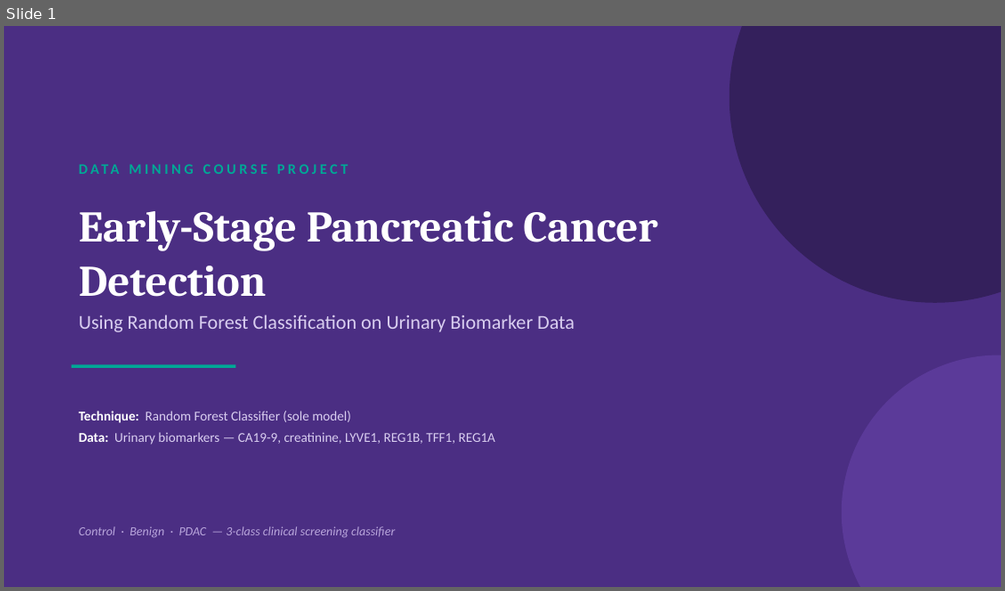
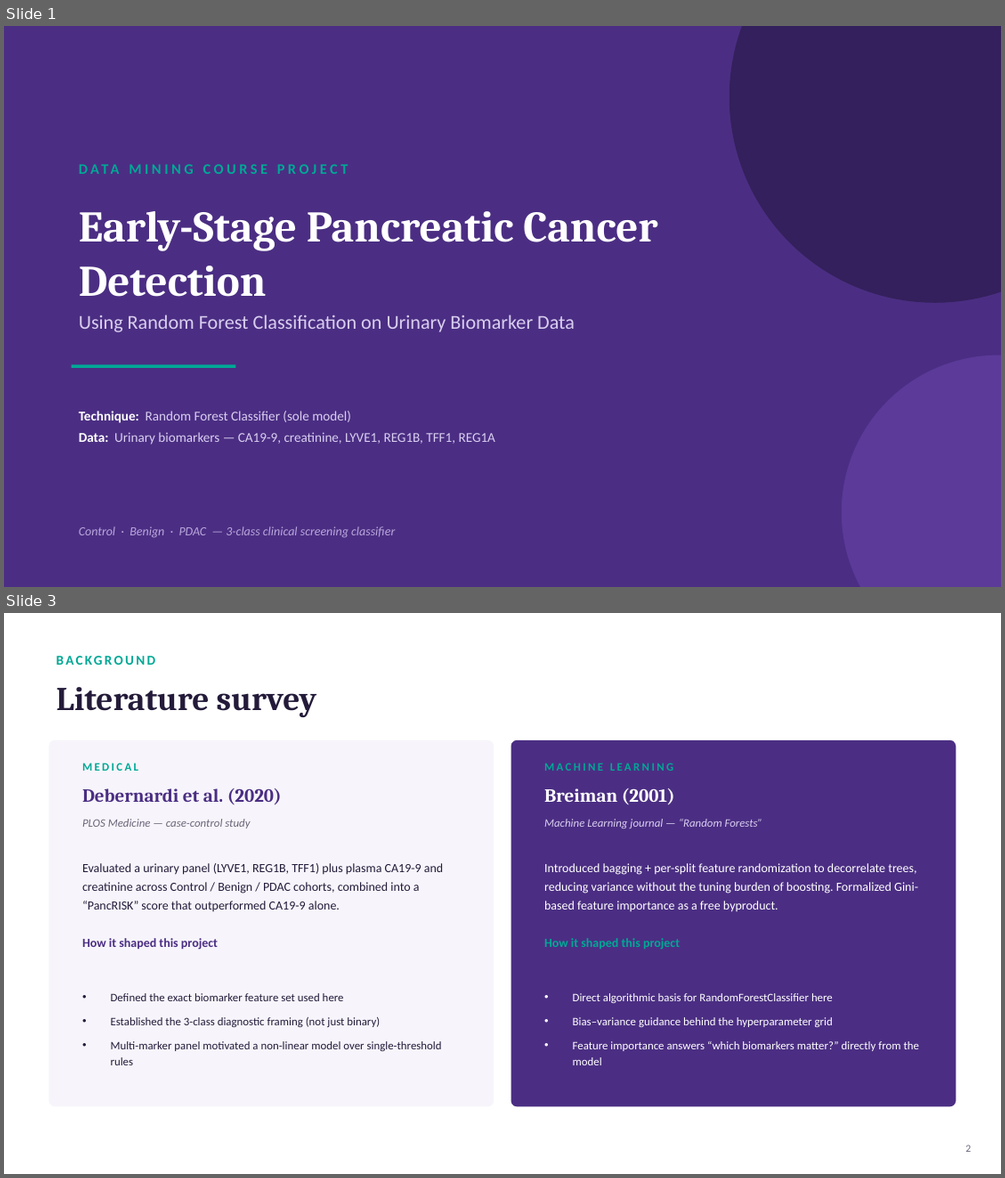
Before and after one commit to kareem1207/Early-Stage-Pancreatic-Cancer-Detection-Using-Random-Forest-Classification, a slide deck: reports/presentation.pptx. Shown one above the other, each under a label of ours: slide 1 before the commit, slides 1 and 3 after it; the slides between them are not shown. The pictures are 1005x591 and 1005x1178 pixels, drawn with LibreOffice and Linux fonts; fonts in the diff are those of the drawing. Boxes give left, top, right and bottom in pixels: in the first picture for what was removed or moved away, otherwise in the second. Text is boxed around its words. In the diff, an @@ line names an element or a change of style, - is before the commit and + after.

```diff
--- a/reports/presentation.pptx
+++ b/reports/presentation.pptx
@@ slide 3 added at [4,613,1001,1174], background #FFFFFF @@
@@ text added at [48,647,647,673], 13 pt, text #00A896, bold @@
+BACKGROUND
@@ text added at [57,687,317,717], 32 pt, text #241B3A, bold @@
+Literature survey
@@ rounded rectangle added at [48,740,494,1107], fill #F7F5FB @@
@@ rounded rectangle added at [511,740,956,1107], fill #4B2E83 @@
@@ text added at [82,763,138,771], 11 pt, text #00A896, bold @@
+MEDICAL
@@ text added at [544,763,674,771], 11 pt, text #00A896, bold @@
+MACHINE LEARNING
@@ text added at [82,788,282,804], 18 pt, text #4B2E83, bold @@
+Debernardi et al. (2020)
@@ text added at [544,788,675,804], 18 pt, text #FFFFFF, bold @@
+Breiman (2001)
@@ text added at [82,819,250,828], 11 pt, text #6B6478, italic @@
+PLOS Medicine — case-control study
@@ text added at [544,819,762,828], 11 pt, text #D9CEF0, italic @@
+Machine Learning journal — “Random Forests”
@@ text added at [82,863,443,911], 12 pt, text #241B3A @@
+Evaluated a urinary panel (LYVE1, REG1B, TFF1) plus plasma CA19-9 and creatinine across Control / Benign / PDAC cohorts, combined into a “PancRISK” score that outperformed CA19-9 alone.
@@ text added at [544,863,918,912], 12 pt, text #FFFFFF @@
+Introduced bagging + per-split feature randomization to decorrelate trees, reducing variance without the tuning burden of boosting. Formalized Gini-based feature importance as a free byproduct.
@@ text added at [82,938,218,949], 12 pt, text #4B2E83, bold @@
+How it shaped this project
@@ text added at [544,938,680,949], 12 pt, text #00A896, bold @@
+How it shaped this project
@@ text added at [111,993,442,1065], 11 pt, text #241B3A @@
+• Defined the exact biomarker feature set used here
+• Established the 3-class diagnostic framing (not just binary)
+• Multi-marker panel motivated a non-linear model over single-threshold rules
@@ text added at [573,993,919,1065], 11 pt, text #FFFFFF @@
+• Direct algorithmic basis for RandomForestClassifier here
+• Bias–variance guidance behind the hyperparameter grid
+• Feature importance answers “which biomarkers matter?” directly from the model
@@ text added at [965,1144,971,1151], 10 pt, text #6B6478 @@
+2
```
Also in this commit, not shown: 11 slides changed, 3 other slides added.
